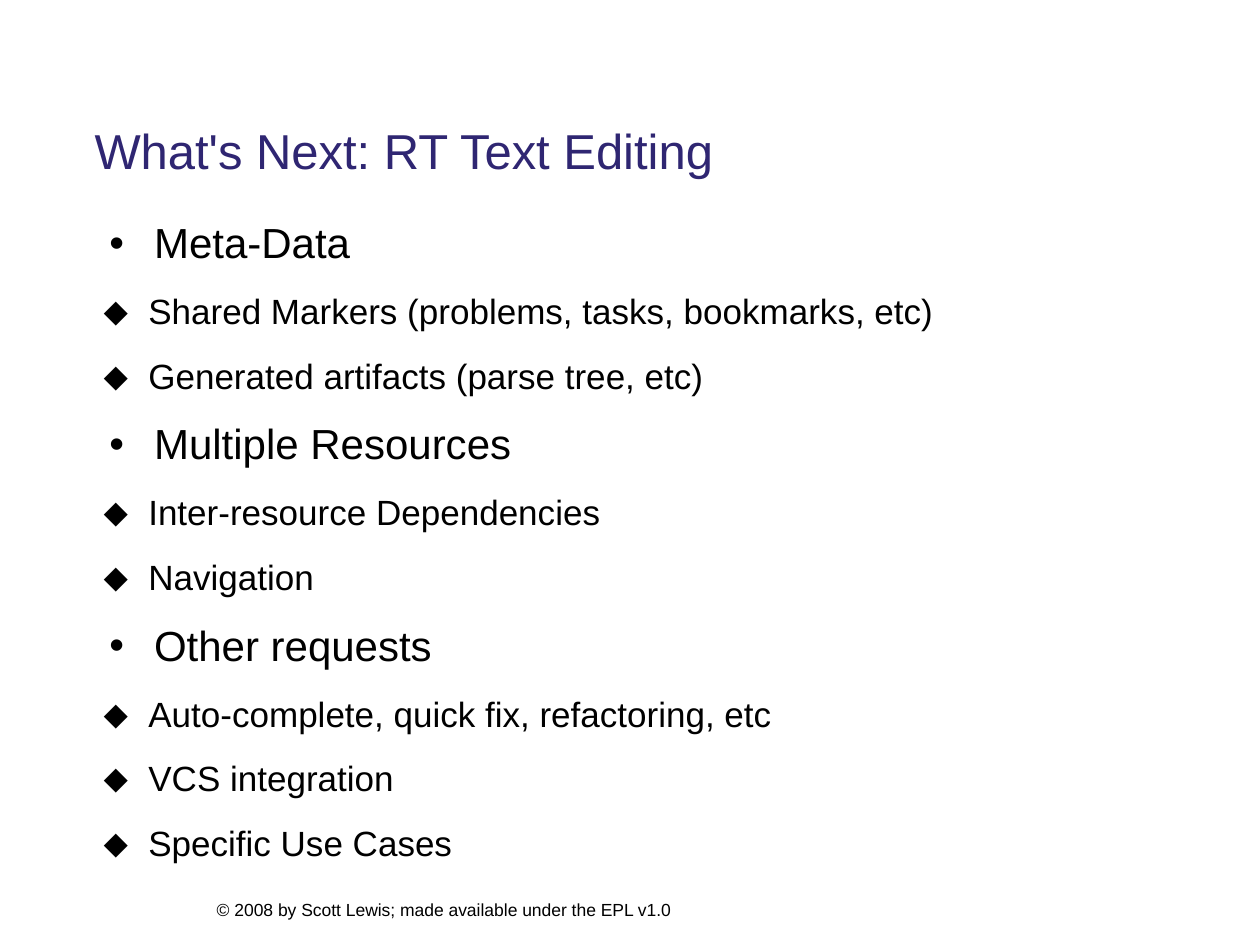
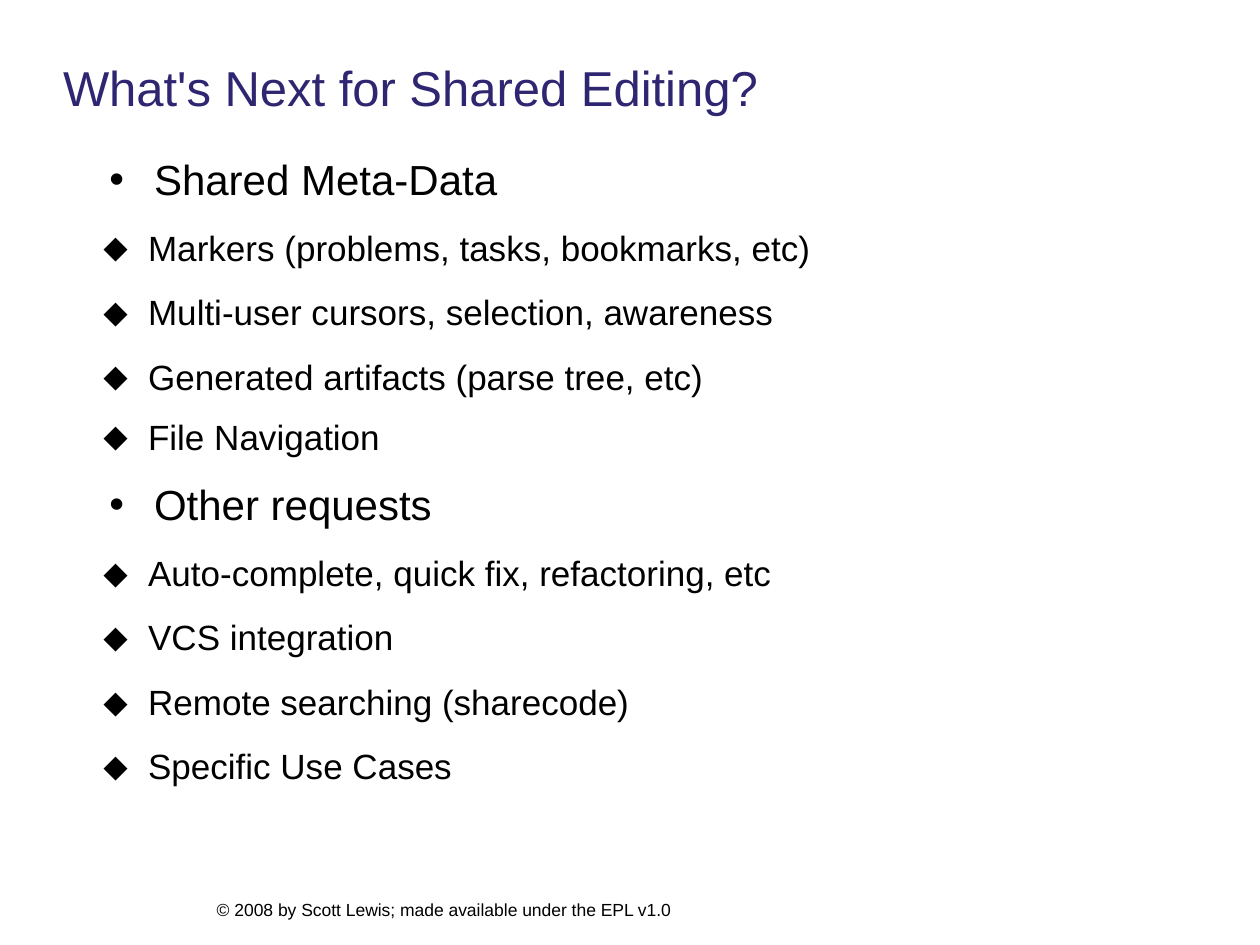
Before and after one commit to eclipse/ecf-website, a slide deck: slide 1 of presentations/eclipsedayatgoogleplex2008/ecf_overview_slewis.ppt. Drawn at 1260x945 pixels with LibreOffice and Linux fonts; fonts in the diff are those of the drawing; background and template pictures are left out. Boxes give left, top, right and bottom in pixels: in the first picture for what was removed or moved away, otherwise in the second. Text is boxed around its words. In the diff, an @@ line names an element or a change of style, - is before the commit and + after.

```diff
--- a/presentations/eclipsedayatgoogleplex2008/ecf_overview_slewis.ppt
+++ b/presentations/eclipsedayatgoogleplex2008/ecf_overview_slewis.ppt
@@ title at bbox=[63, 70, 758, 116]: text changed @@
-What's Next: RT Text Editing
+What's Next for Shared Editing?
@@ text "Shared Meta-Data": place and size @@
-text "Shared Meta-Data" at bbox=[148, 229, 932, 862]
+text "Shared Meta-Data" at bbox=[148, 164, 810, 786]
@@ text at bbox=[148, 164, 810, 330]: text changed @@
-• Meta-Data
-  ⬥ Shared Markers (problems, tasks, bookmarks, etc)
+• Shared Meta-Data
+  ⬥ Markers (problems, tasks, bookmarks, etc)
+  ⬥ Multi-user cursors, selection, awareness
@@ text at bbox=[148, 424, 379, 457]: text changed @@
-• Multiple Resources
-  ⬥ Inter-resource Dependencies
-  ⬥ Navigation
+  ⬥ File Navigation
@@ text at bbox=[148, 689, 629, 721]: paragraph added @@
+  ⬥ Remote searching (sharecode)
```
Also in this commit, not shown: 12 other slides changed, 1 other file.
